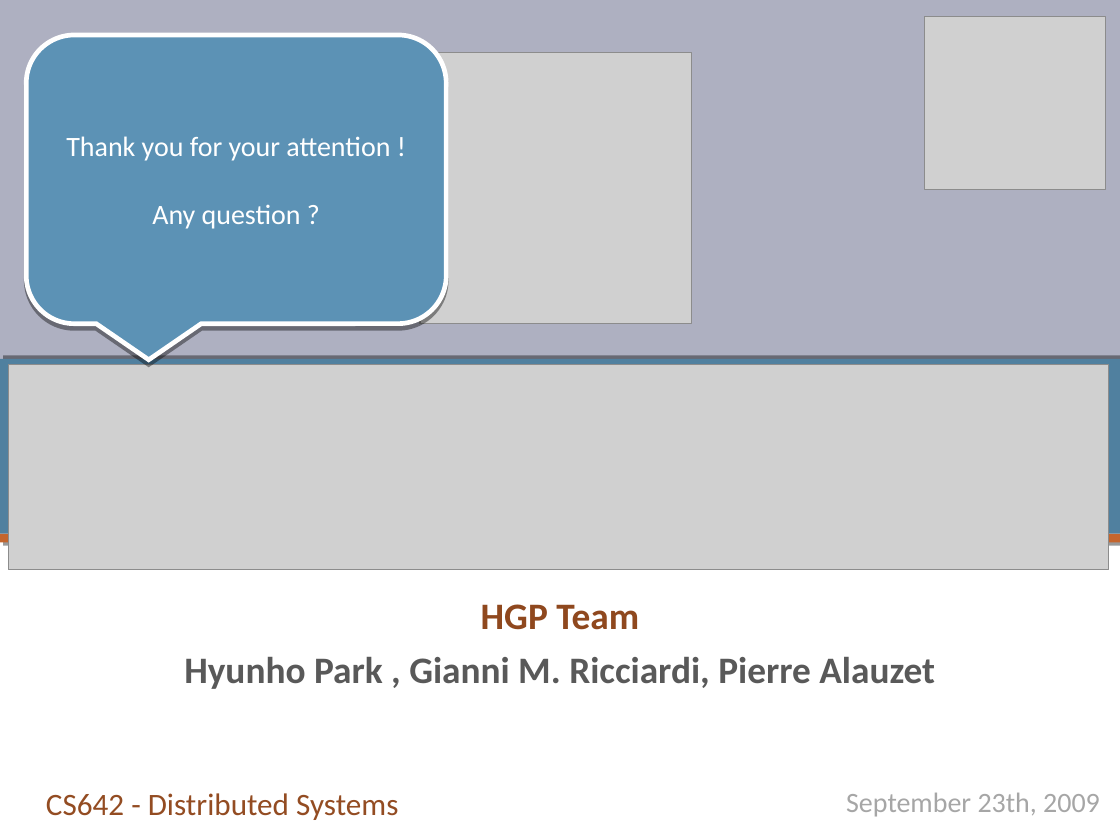
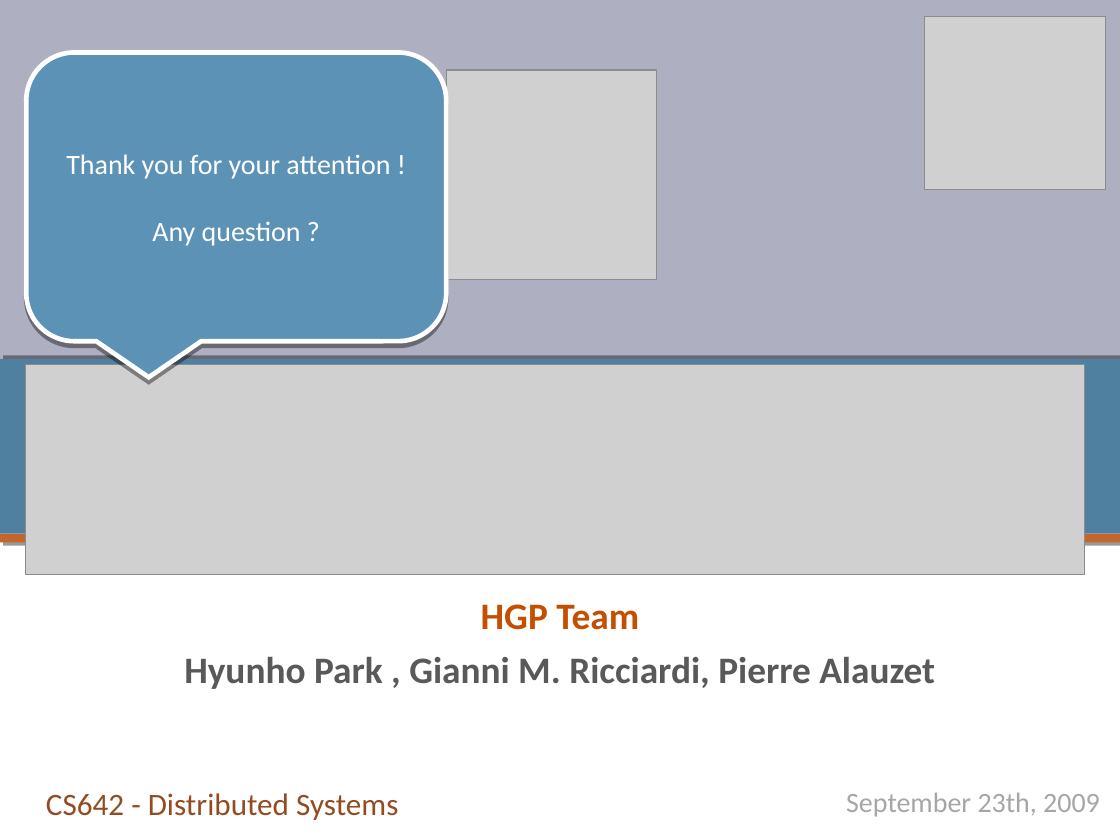
Before and after one commit to pierrealauzet/skemasnet, a slide deck: slide 10 of CS642_HGP_Proposal.ppt. Drawn at 1120x840 pixels with LibreOffice and Linux fonts; fonts in the diff are those of the drawing; grey boxes stand for pictures. Boxes give left, top, right and bottom in pixels: in the first picture for what was removed or moved away, otherwise in the second. Text is boxed around its words. In the diff, an @@ line names an element or a change of style, - is before the commit and + after.

```diff
--- a/CS642_HGP_Proposal.ppt
+++ b/CS642_HGP_Proposal.ppt
@@ rounded speech box "Thank you for your attention ...": place and size @@
-rounded speech box "Thank you for your attention ..." at <box>26,35,446,324</box>
+rounded speech box "Thank you for your attention ..." at <box>26,53,446,342</box>
@@ picture: place and size @@
-picture at <box>420,53,691,324</box>
+picture at <box>446,71,656,280</box>
@@ picture: place and size @@
-picture at <box>8,364,1109,569</box>
+picture at <box>26,364,1084,573</box>
@@ subtitle at <box>481,604,639,630</box>: text colour #8F481E to #C44F00 in "HGP Team" @@
```
Also in this commit, not shown: 9 other slides changed, 2 other files.
